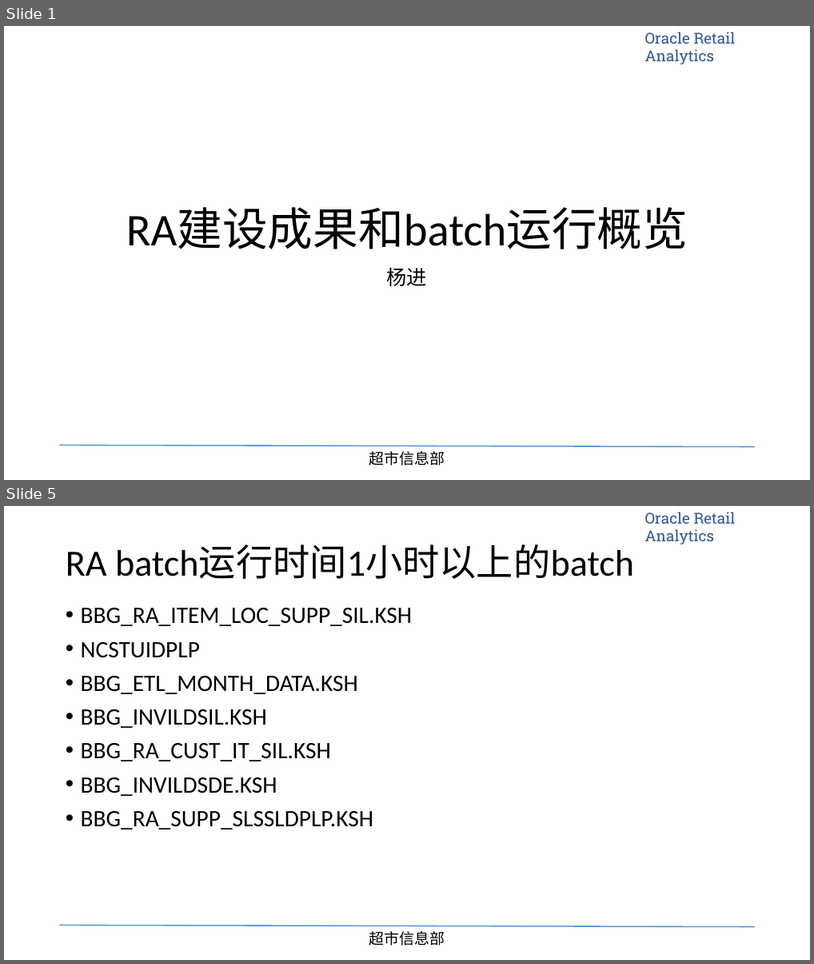
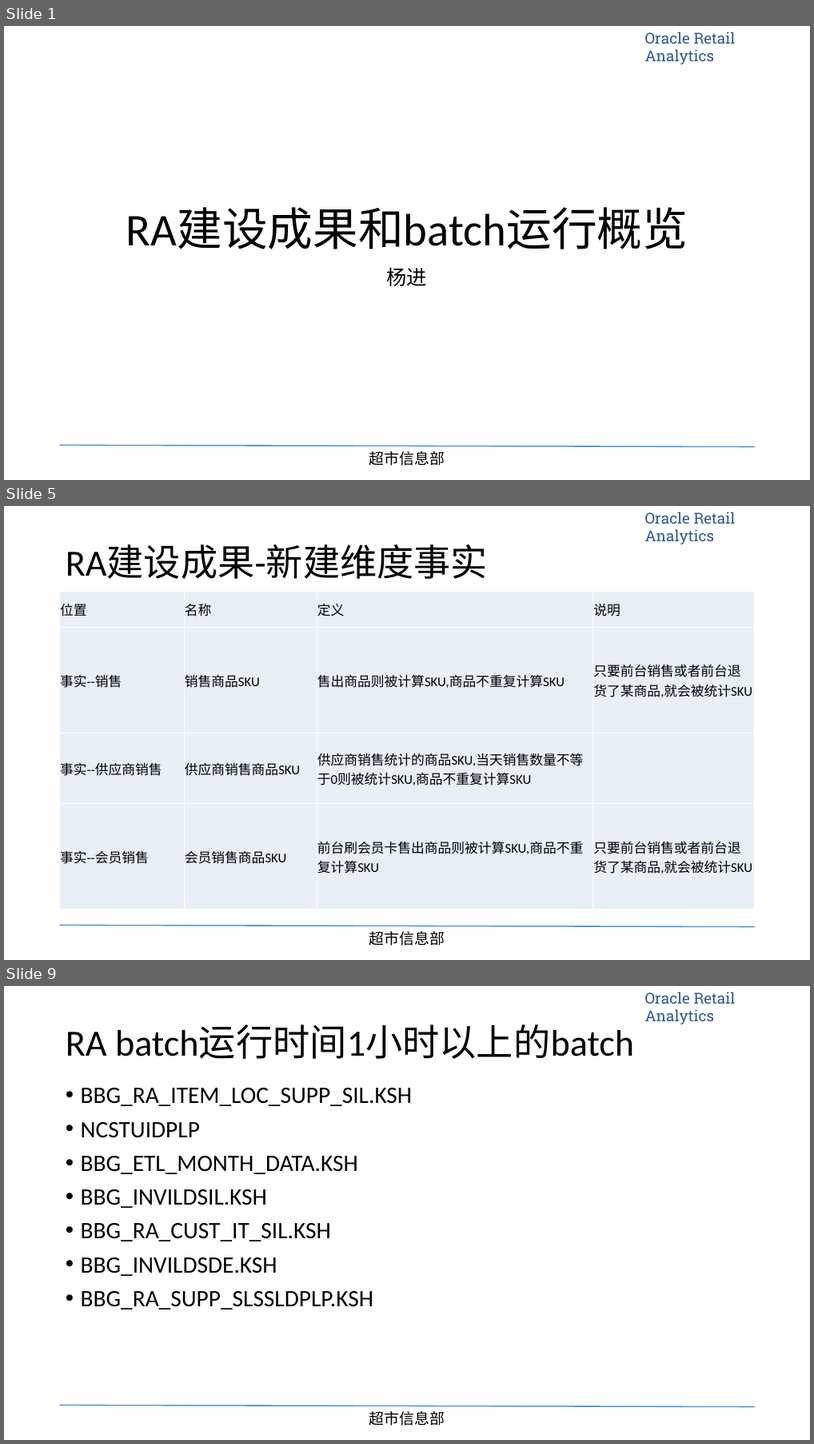
Before and after one commit to tigeryangjin/BBG, a slide deck: 软维组日常工作记录跟踪表/RA建设成果和batch运行情况-20150929.pptx. Shown one above the other, each under a label of ours: slides 1 and 5 before the commit, slides 1, 5 and 9 after it; the slides between them are not shown. The pictures are 814x964 and 814x1444 pixels, drawn with LibreOffice and Linux fonts; fonts in the diff are those of the drawing; background and template pictures are left out. Boxes give left, top, right and bottom in pixels: in the first picture for what was removed or moved away, otherwise in the second. Text is boxed around its words. In the diff, an @@ line names an element or a change of style, - is before the commit and + after.

```diff
--- a/软维组日常工作记录跟踪表/RA建设成果和batch运行情况-20150929.pptx
+++ b/软维组日常工作记录跟踪表/RA建设成果和batch运行情况-20150929.pptx
@@ slide 5 added at (4,506,810,960), background #FFFFFF; not listed: 3 template elements that a slide beside it also shows @@
@@ title added at (66,544,488,579), 44 pt, text #000000 @@
+RA建设成果-新建维度事实
@@ table added at (60,591,755,909), 4 rows, 4 columns @@
+位置 | 名称 | 定义 | 说明
+事实--销售 | 销售商品SKU | 售出商品则被计算SKU,商品不重复计算SKU | 只要前台销售或者前台退货了某商品,就会被统计SKU
+事实--供应商销售 | 供应商销售商品SKU | 供应商销售统计的商品SKU,当天销售数量不等于0则被统计SKU,商品不重复计算SKU | 
+事实--会员销售 | 会员销售商品SKU | 前台刷会员卡售出商品则被计算SKU,商品不重复计算SKU | 只要前台销售或者前台退货了某商品,就会被统计SKU
@@ what was slide 5 is now slide 9 @@
```
Also in this commit, not shown: 3 slides changed, 5 other slides added, 1 slide removed, 12 other files.
